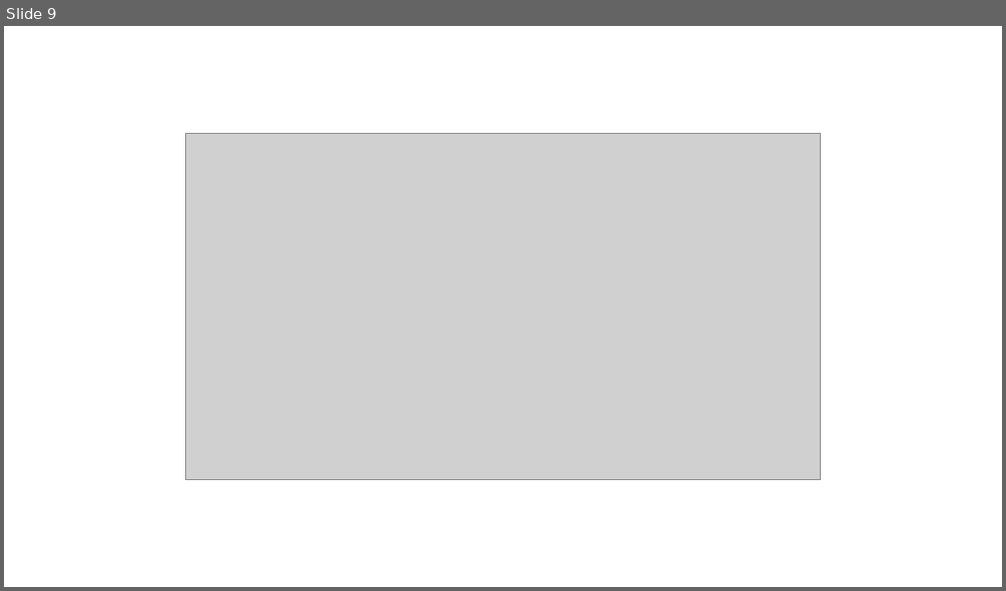
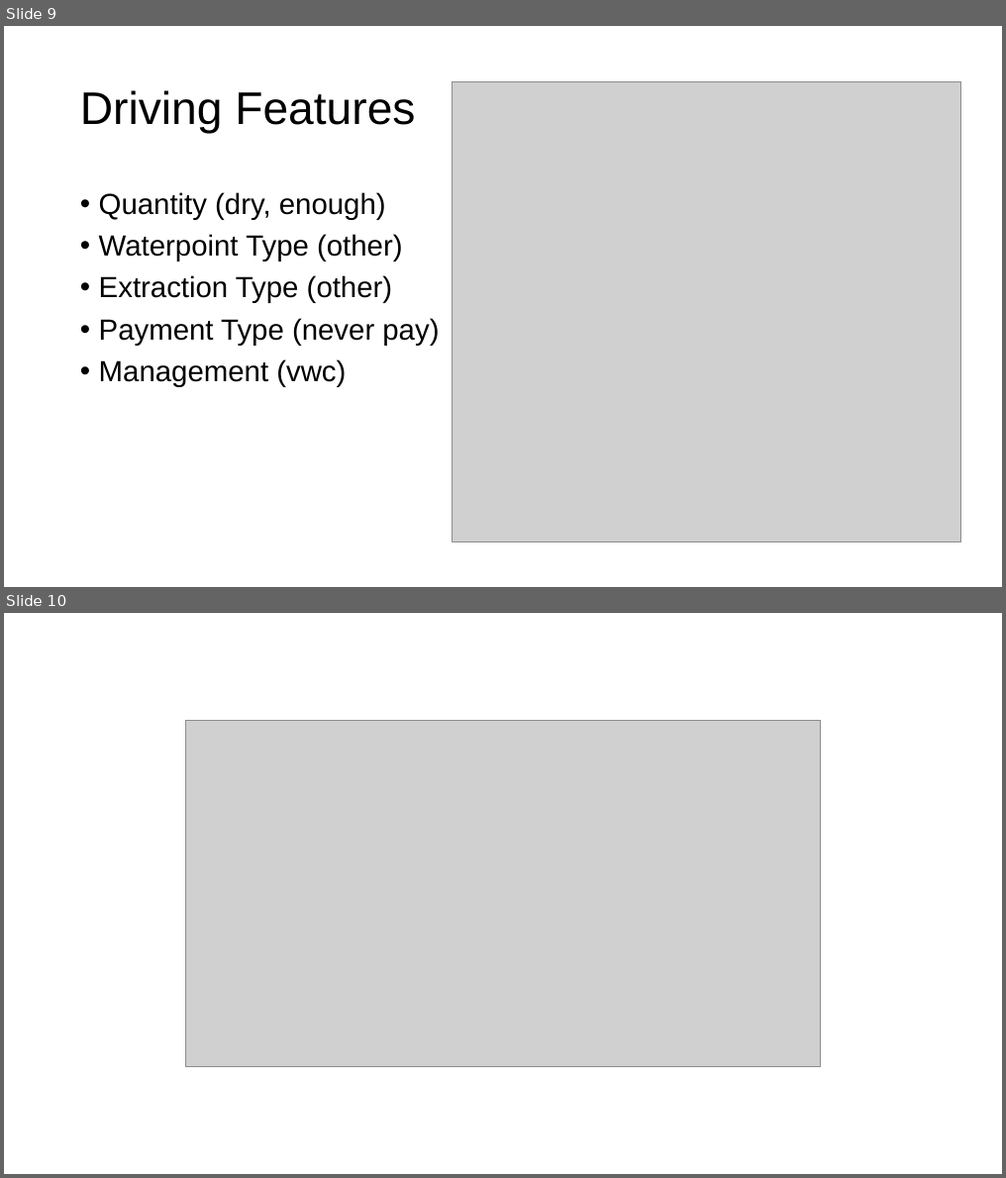
Before and after one commit to jj-yoon/dsc-phase-3-project, a slide deck: Presentation.pptx. Shown one above the other, each under a label of ours: slide 9 before the commit, slides 9 and 10 after it. The pictures are 1006x591 and 1006x1178 pixels, drawn with LibreOffice and Linux fonts; fonts in the diff are those of the drawing; grey boxes stand for pictures. Boxes give left, top, right and bottom in pixels: in the first picture for what was removed or moved away, otherwise in the second. Text is boxed around its words. In the diff, an @@ line names an element or a change of style, - is before the commit and + after.

```diff
--- a/Presentation.pptx
+++ b/Presentation.pptx
@@ slide 9 added at box(4, 26, 1002, 587), background #FFFFFF @@
@@ picture added at box(452, 81, 961, 542) @@
@@ title added at box(80, 90, 415, 134), 44 pt, text #000000 @@
+Driving Features
@@ text added at box(99, 192, 439, 387), 28 pt, text #000000 @@
+• Quantity (dry, enough)
+• Waterpoint Type (other)
+• Extraction Type (other)
+• Payment Type (never pay)
+• Management (vwc)
@@ what was slide 9 is now slide 10 @@
```
Also in this commit, not shown: 3 slides changed, 4 other slides added, 5 slides removed, 28 other files.
